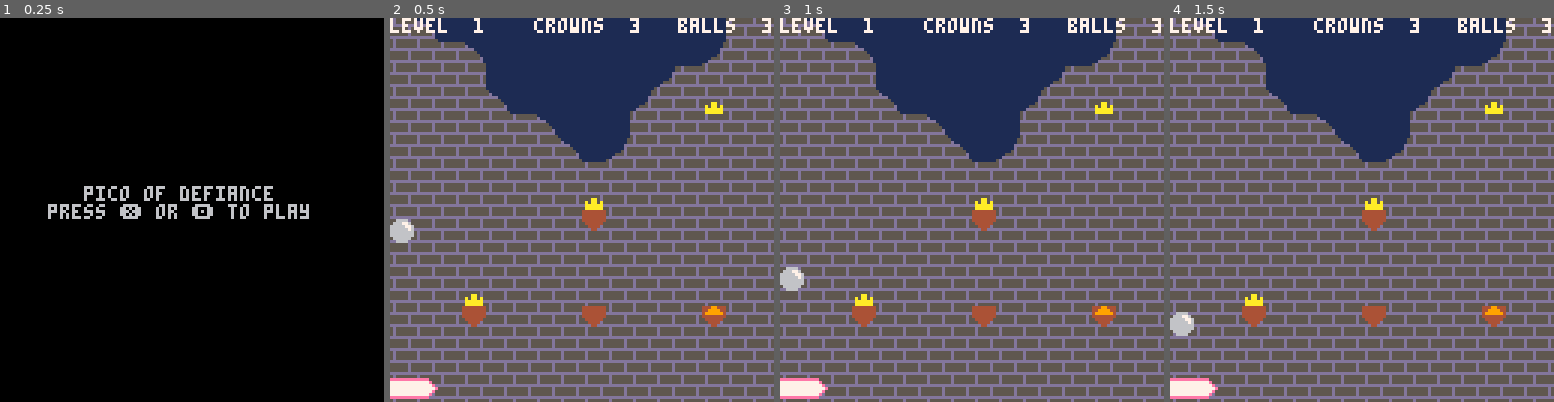
Above: before the commit, frames 1-4 (left to right).
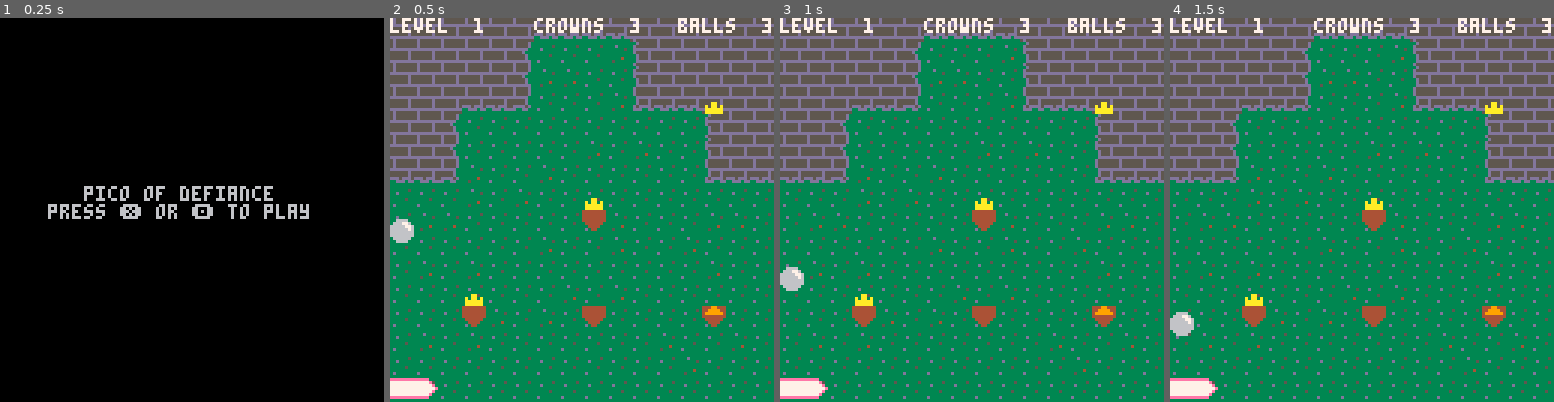
Above: after the commit, the same moments.

Repository: cinghycreations/defiance_of_pico
Game: PICO-8 cartridge defiance.p8
Same seed, same stepped clock (60 frames per second), same inputs: the game is played once before the commit and once after it.
Inputs:
- Up to frame 1 (0.25 s): no input
- Up to frame 2 (0.5 s): tap X (X key) at 0.33 s
- Up to frame 3 (1 s): tap O (Z key) at 0.7 s
- Up to frame 4 (1.5 s): tap X (X key) at 1.07 s

Frame 1 is identical in both runs. In frame 2, 77% of the frame differs, in the area x 0-100%, y 0-100%; in frame 3, 77%; in frame 4, 77%.

Commit message:
Made second background

Diff:
--- a/defiance.lua
+++ b/defiance.lua
@@ -13,8 +13,6 @@
 
 areas = {
 	scratch = { 0, 0, 16, 32 },
-	background1 = { 16, 0, 16, 32 },
-	background2 = { 32, 0, 16, 32 },
 	splash = { 48, 0, 16, 16 },
 	levels = {
 		[1] = { 64, 0, 16, 16 },
@@ -40,7 +38,6 @@
 function session_init(level, lives)
 	session = {}
 	session.level = level or 1
-	session.background = 0
 	session.platform_speed = 1.2
 	session.platform_offset = 0
 	session.ball_position = { 0, 256 - 64 }
@@ -51,6 +48,12 @@
 	session.crowns_left = 0
 	session.lives = lives or 3
 
+	if session.level <= 8 then
+		session.background = 1
+	else
+		session.background = 2
+	end
+
 	for i = 0, areas.scratch[3] - 1 do
 		for j = 0, areas.scratch[4] - 1 do
 			mset( areas.scratch[1] + i, areas.scratch[2] + j, 0 )
@@ -150,7 +153,7 @@
 	camera( 0, camera_position )
 
 	-- background
-	map( (session.background + 1) * 16, 0, 0, 0, 16, 32 )
+	map( session.background * 16, 0, 0, 0, 16, 32 )
 
 	-- map
 	map( 0, 0, 0, 0, 16, 32 )
--- a/defiance.p8
+++ b/defiance.p8
@@ -1,5 +1,5 @@
 pico-8 cartridge // http://www.pico-8.com
-version 41
+version 42
 __lua__
 #include defiance.lua
 
@@ -254,46 +254,39 @@
 
 
 
-…(7 lines of a section not shown)…
 __map__
-0000000000000000000000000000000039393939393939393939393939393939000000000000000000000000000000000000000000000000000000000000000000000000000000000000000000000000000000000000000000000000000000000000000000000000000000000000000000000000000000000000000000000000
-0000000000000000000000000000000039393939393939393939393939393939000000000000000000000000000000000000000000000000000000000000000000000000000000000000000000000000000000000000000000000000000000000000000000000000000000000000000000000000000000000000000000000000
-0000000000000000000000000000000039393939393949393939393949393939000000000000000000000000000000000000000000000000000000000000000000000000000000000000000000000000000000000000000000000000000000000000000000000000000000000000000000000000000000000000000000000000
-0000000000000000000000000000000039393939393939393939393939393939000000000000000000000000000000000000000000000000000000000000000000000000000000000000000000030000000000000000000000000000000000000000000000000000000000000000000000000000000000000000000000000000
-00000000000000000000000000000000391a1b1c393939393939393939393939000000000000000000000000000000000000000000000000000000000000000000000000000000000000000000000000000000000000000000000000000000000000000000000000000000000000000000000000000000000000000000000000
-00000000000000000000000000000000392a3939393939393939393939393939000000000000000000000000000000000000000010111213141516171800000000000000000000000000000000000000000000000000000000000000000000000000000000000000000000000000000000000000000000000000000000000000
-00000000000000000000000000000000393a3b3c393939393939393939393939000000000000000000000000000000000000000020212223242526272800000000000000000000000000000000000000000000000000000000000000000000000000000004040400040404000404040000000000040000000400000000000000
-0000000000000000000000000000000039393939393939394939393939393939000000000000000000000000000000000000000000000030313236373800000000000000000000000300000000000000000000000000000000000000000000000000000100000001000000010000000300000000000000000000000004000000
-0000000000000000000000000000000039393939393939393939393939393939000000000000000000000000000000000000000000000040414246474800000000000000000000000100000000000000000000000000000000000000000000000000000400000004000000040000000400000100000001000000010004000100
-0000000000000000000000000000000039393949393939393939393939393939000000000000000000000000000000000000000000000000000000000000000000000000000000000000000000000000000000000000040404000000000000000000000000000000000000000000000000000000000000000000000004000000
-0000000000000000000000000000000039393939393939393939393939393939000000000000000000000000000000000000000000000000000000000000000000000000000000000000000000000000000000000300000000000300000000000000000000000000000000000000000000000000000000000000000004000000
-0000000000000000000000000000000039393939393939393939393939493939000000000000000000000000000000000000000000000000000000000000000000000003000000000000000000000000000000000100000000000100000000000000010000000000000000000000000000000000000000000000000004040404
-0000000000000000000000000000000039393939393939393939393939393939000000000000000000000000000000000000000000000000000000000000000000000001000000000100000000020000000000000000000000000000000000000000000000000000000000000000000000010000000000000000000000000000
-0000000000000000000000000000000039393939393939394939393939393939000000000000000000000000000000000000000000000000000000000000000000000000000000000000000000000000000000000000000000000000000000000000000000000000000000000000000000000000000000000000000000000000
-0000000000000000000000000000000039393939393939393939393939393939000000000000000000000000000000000000000000000000000000000000000000000000000000000000000000000000000000000000000000000000000000000000000000000000000000000000000000000000000000000000000000000000
-0000000000000000000000000000000029393939393939393939393939392929000000000000000000000000000000000000000000000000000000000000000000000000000000000000000000000000000000000000000000000000000000000000000000000000000000000000000000000000000000000000000000000000
-0000000000000000000000000000000019593939393939393939393939391919000000000000000000000000000000000000000000000000000000000000000000000000000000000000000000000300000000000000000000000000000000000000000000000000000000000000000000000000000000000000000000000000
-0000000000000000000000000000000019191959393939393939393939691919000000000000000000000000000000000000000000000000000000000000000000000000000000000000000000000100000000000000000000000000000000000000000000000000000000000000000000000000000000000000000000000000
-0000000000000000000000000000000019191919393939393939396919191919000000000000000000000000000000000000000000000000000000000000000300000000000000000000000000000000000300000000000000000000000000000000000000000000000000000000000000000000000000000000000000000000
-0000000000000000000000000000000019191919593939393939691919191919000000000000000000000000000000000000000000000000000000000000000000000000000000000000010000000000000000000000000000000000000000000003000000000000000000000000000000000000000000000000000000000000
-0000000000000000000000000000000019191919191959393939191919191919000000000000000000000000000000000000000000000000000000000000000000000000000000000000000000000000000000000000000000000000000000000000000000000000000000000000000000000000000001000000000000000000
-0000000000000000000000000000000019191919191919593969191919191919000000000000000000000000000000000000000000000000000000000000000000000000000100000000000000000000000000000000000000000000000004000000000000000000000000000000000000000000000000000000000000000000
-0000000000000000000000000000000019191919191919191919191919191919000000000000000000000000000000000000000000000000000000000000000000000000000000000000000000000000000000000000000000000000000000000000000400000004000000040000000003010000000000000001000000010000
-0000000000000000000000000000000019191919191919191919191919191919000000000000000000000000000000000000000000000000010000000000000000000000000000000000000000000000000000000000000000000104010000000000000000000000000000000000000000000000000000000000000000000000
-0000000000000000000000000000000019191919191919191919191919191919000000000000000000000000000000000000000000000000000001000000000000000000000000000000000000000000000000000000000000000000000000000000000000000000000000000000000000000000000000000000000000000000
-0000000000000000000000000000000019191919191919191919191919191919000000000000000000000000000000000000000000000000000000000000000000000100000000000000000100000000000000000000000000000000000000000002000100010001000100010000000004040404040404040404040404040000
-0000000000000000000000000000000019191919191919191919191919191919000000000000000000000000000000000000000000000000000000010000000000000000000000010000000000000000000000000200000000000000000000000000000000000000000000000100000000000000000000000000000000000000
-0000000000000000000000000000000019191919191919191919191919191919000000000000000000000000000000000000000001000000000000010000000000000000000000000000000000000000000000000000000000000000000000000000000000000000000000000001000000000000000000000000000000000200
-0000000000000000000000000000000019191919191919191919191919191919000000000000000000000000000000000000000000000000000000000000000000000000000000000000000000000100000000000000000000000000000000000000000000000000000000000000010000000000000000000000000000000000
-0000000000000000000000000000000019191919191919191919191919191919000000000000000000000000000000000000000000000000000000000000000000000000000000000000000000000000000000000000000000000000000002000000000000000000000000000000000100000000000000000000000000000000
-0000000000000000000000000000000019191919191919191919191919191919000000000000000000000000000000000000000000000000000000000000000000000000000000000000000000000000000000000000000000000000000000000000000000000000000000000000000000000000000000000000000000000000
-0000000000000000000000000000000019191919191919191919191919191919000000000000000000000000000000000000000000000000000000000000000000000000000000000000000000000000000000000000000000000000000000000000000000000000000000000000000000000000000000000000000000000000
+0000000000000000000000000000000019191919393939393939396919191919393939393939393939393939393939390000000000000000000000000000000000000000000000000000000000000000000000000000000000000000000000000000000000000000000000000000000000000000000000000000000000000000
+0000000000000000000000000000000019191919593939393939691919191919393939393939393939393939393939390000000000000000000000000000000000000000000000000000000000000000000000000000000000000000000000000000000000000000000000000000000000000000000000000000000000000000
+0000000000000000000000000000000019191919191959393939191919191919393939393939493939393939493939390000000000000000000000000000000000000000000000000000000000000000000000000000000000000000000000000000000000000000000000000000000000000000000000000000000000000000
+0000000000000000000000000000000019191919191919593969191919191919393939393939393939393939393939390000000000000000000000000000000000000000000000000000000000030000000000000000000000000000000000000000000000000000000000000000000000000000000000000000000000000000
+0000000000000000000000000000000019191919191919191919191919191919391a1b1c3939393939393939393939390000000000000000000000000000000000000000000000000000000000000000000000000000000000000000000000000000000000000000000000000000000000000000000000000000000000000000
+0000000000000000000000000000000019191919191919191919191919191919392a39393939393939393939393939390000000010111213141516171800000000000000000000000000000000000000000000000000000000000000000000000000000000000000000000000000000000000000000000000000000000000000
+0000000000000000000000000000000019191919191919191919191919191919393a3b3c3939393939393939393939390000000020212223242526272800000000000000000000000000000000000000000000000000000000000000000000000000000004040400040404000404040000000000040000000400000000000000
+0000000000000000000000000000000019191919191919191919191919191919393939393939393949393939393939390000000000000030313236373800000000000000000000000300000000000000000000000000000000000000000000000000000100000001000000010000000300000000000000000000000004000000
+0000000000000000000000000000000019191919191919191919191919191919393939393939393939393939393939390000000000000040414246474800000000000000000000000100000000000000000000000000000000000000000000000000000400000004000000040000000400000100000001000000010004000100
+0000000000000000000000000000000019191919191919191919191919191919393939493939393939393939393939390000000000000000000000000000000000000000000000000000000000000000000000000000040404000000000000000000000000000000000000000000000000000000000000000000000004000000
+0000000000000000000000000000000019191919191919191919191919191919393939393939393939393939393939390000000000000000000000000000000000000000000000000000000000000000000000000300000000000300000000000000000000000000000000000000000000000000000000000000000004000000
+0000000000000000000000000000000019191919191919191919191919191919393939393939393939393939394939390000000000000000000000000000000000000003000000000000000000000000000000000100000000000100000000000000010000000000000000000000000000000000000000000000000004040404
+0000000000000000000000000000000019191919191919191919191919191919393939393939393939393939393939390000000000000000000000000000000000000001000000000100000000020000000000000000000000000000000000000000000000000000000000000000000000010000000000000000000000000000
+0000000000000000000000000000000019191919191919191919191919191919393939393939393949393939393939390000000000000000000000000000000000000000000000000000000000000000000000000000000000000000000000000000000000000000000000000000000000000000000000000000000000000000
+0000000000000000000000000000000019191919191919191919191919191919393939393939393939393939393939390000000000000000000000000000000000000000000000000000000000000000000000000000000000000000000000000000000000000000000000000000000000000000000000000000000000000000
+0000000000000000000000000000000019191919191919191919191919191919293939393939393939393939393929290000000000000000000000000000000000000000000000000000000000000000000000000000000000000000000000000000000000000000000000000000000000000000000000000000000000000000
+000000000000000000000000000000001919191919196b6b6b6b191919191919195939393939393939393939393919190000000000000000000000000000000000000000000000000000000000000300000000000000000000000000000000000000000000000000000000000000000000000000000000000000000000000000
+0000000000000000000000000000000019191919194c4a4a4a5a4b1919191919191919593939393939393939396919190000000000000000000000000000000000000000000000000000000000000100000000000000000000000000000000000000000000000000000000000000000000000000000000000000000000000000
+0000000000000000000000000000000019191919194c5a5a4a4a4b1919191919191919193939393939393969191919190000000000000000000000000000000300000000000000000000000000000000000300000000000000000000000000000000000000000000000000000000000000000000000000000000000000000000
+000000000000000000000000000000001919196b6b5c4a4a4a5a5b6b6b191919191919195939393939396919191919190000000000000000000000000000000000000000000000000000010000000000000000000000000000000000000000000003000000000000000000000000000000000000000000000000000000000000
+0000000000000000000000000000000019194c4a4a4a4a4a4a4a4a4a4a4b1919191919191919593939391919191919190000000000000000000000000000000000000000000000000000000000000000000000000000000000000000000000000000000000000000000000000000000000000000000001000000000000000000
+0000000000000000000000000000000019194c4a4a4a4a4a5a4a5a4a4a4b1919191919191919195939691919191919190000000000000000000000000000000000000000000100000000000000000000000000000000000000000000000004000000000000000000000000000000000000000000000000000000000000000000
+000000000000000000000000000000006b6b5c5a4a4a5a4a4a4a4a4a4a5b6b6b191919191919191919191919191919190000000000000000000000000000000000000000000000000000000000000000000000000000000000000000000000000000000400000004000000040000000003010000000000000001000000010000
+000000000000000000000000000000004a4a4a5a4a5a4a4a4a4a4a4a4a4a4a4a191919191919191919191919191919190000000000000000010000000000000000000000000000000000000000000000000000000000000000000104010000000000000000000000000000000000000000000000000000000000000000000000
+000000000000000000000000000000004a5a5a4a4a4a4a4a4a5a4a4a4a5a5a4a191919191919191919191919191919190000000000000000000001000000000000000000000000000000000000000000000000000000000000000000000000000000000000000000000000000000000000000000000000000000000000000000
+000000000000000000000000000000004a4a4a4a4a4a5a4a4a5a4a4a5a4a4a4a191919191919191919191919191919190000000000000000000000000000000000000100000000000000000100000000000000000000000000000000000000000002000100010001000100010000000004040404040404040404040404040000
+000000000000000000000000000000004a5a4a5a4a4a4a4a4a4a4a4a4a5a4a4a191919191919191919191919191919190000000000000000000000010000000000000000000000010000000000000000000000000200000000000000000000000000000000000000000000000100000000000000000000000000000000000000
+000000000000000000000000000000004a4a4a4a4a4a4a5a4a5a4a4a4a4a4a4a191919191919191919191919191919190000000001000000000000010000000000000000000000000000000000000000000000000000000000000000000000000000000000000000000000000001000000000000000000000000000000000200
+000000000000000000000000000000004a4a4a4a5a4a5a4a4a4a4a4a4a4a4a4a191919191919191919191919191919190000000000000000000000000000000000000000000000000000000000000100000000000000000000000000000000000000000000000000000000000000010000000000000000000000000000000000
+000000000000000000000000000000004a5a4a5a4a4a4a4a4a4a4a5a4a4a5a4a191919191919191919191919191919190000000000000000000000000000000000000000000000000000000000000000000000000000000000000000000002000000000000000000000000000000000100000000000000000000000000000000
+000000000000000000000000000000004a4a4a4a4a4a4a4a4a4a4a4a5a4a4a4a191919191919191919191919191919190000000000000000000000000000000000000000000000000000000000000000000000000000000000000000000000000000000000000000000000000000000000000000000000000000000000000000
+000000000000000000000000000000004a4a4a4a4a4a4a4a4a4a4a4a4a4a4a4a191919191919191919191919191919190000000000000000000000000000000000000000000000000000000000000000000000000000000000000000000000000000000000000000000000000000000000000000000000000000000000000000
 0000000000000000000000000000000000000000000000000000000000000000000000000000000000000000000000000000000000000000000000000000000000000000000000000000000000000000000000000000000000000000000000000000000000000000000000000000000000000000000000000000000000000000
 0000000000000000000000000000000000000300000000000000000000000000000000000000000000000000000000000000000000000000000000000000000000000000000000000000000000000000000000000000000000000000000000000000000000000000000000000000000000000000000000000000000000000000
 0000000000000000000000000000000000000000000000000000000000000000000000000000000000000000000000000000000000000000000000000000000000000000000000000000000000000000000000000000000000000000000000000000000000000000000000000000000000000000000000000000000000000000
Not shown, changed: 59 lines of the sprite sheet (__gfx__) section of defiance.p8
Not shown, changed: map.tmj
Not shown, changed: tiles.png
